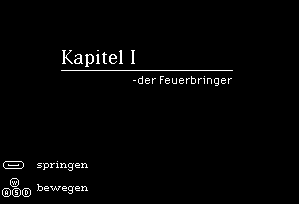
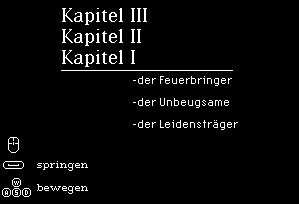
Before/after of a 299px x 204px layered artwork. What changed in the layer stack:
added layer "Kapitel III" above "Kapitel II" over [62, 8, 147, 25]
added layer "Kapitel II" above "Kapitel I" over [62, 29, 141, 46]
added layer "-der Leidensträger" above "-der Unbeugsame" over [133, 120, 238, 130]
added layer "-der Unbeugsame" above "-der Feuerbringer" over [133, 98, 229, 108]
painted on "Ebene 7" over [8, 137, 21, 187]
